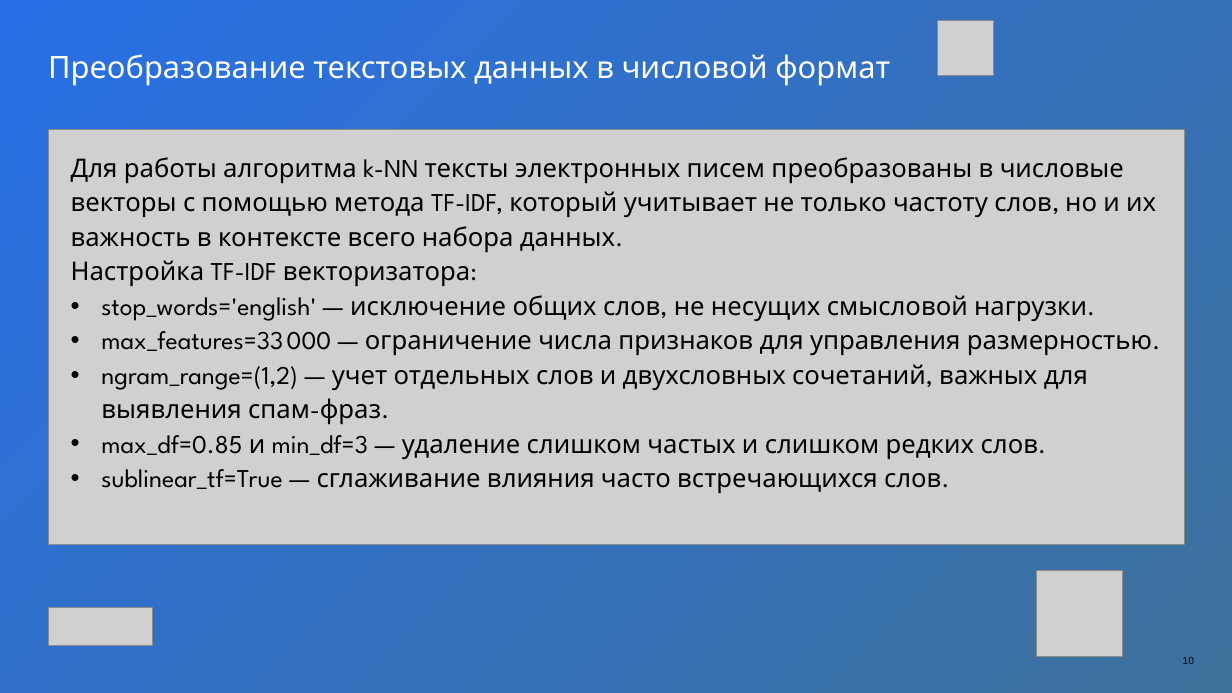
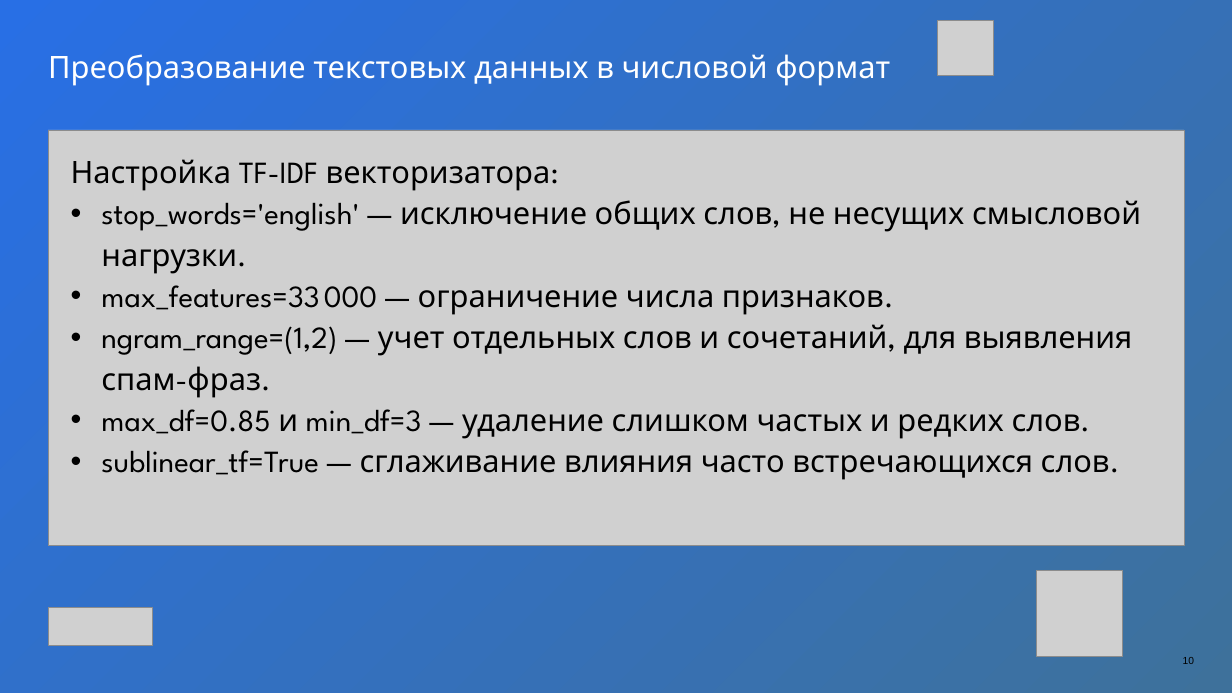
Before and after one commit to tmwsw/me5, a slide deck: slide 10 of Презентация курсовая Марин Виктор ИСП-21.pptx. Drawn at 1232x693 pixels with LibreOffice and Linux fonts; fonts in the diff are those of the drawing; grey boxes stand for pictures. Boxes give left, top, right and bottom in pixels: in the first picture for what was removed or moved away, otherwise in the second. Text is boxed around its words. In the diff, an @@ line names an element or a change of style, - is before the commit and + after.

```diff
--- a/Презентация курсовая Марин Виктор ИСП-21.pptx
+++ b/Презентация курсовая Марин Виктор ИСП-21.pptx
@@ text at box(71, 157, 1156, 252): paragraph removed @@
-Для работы алгоритма k-NN тексты электронных писем преобразованы в числовые векторы с помощью метода TF-IDF, который учитывает не только частоту слов, но и их важность в контексте всего набора данных.
@@ text at box(71, 159, 1141, 480): size 30 to 36 pt in "Настройка TF-IDF векторизатора:", "stop_words='english' — исключение общих слов, не несущих ...", "sublinear_tf=True — сглаживание влияния часто встречающихся  ..." @@
@@ text at box(101, 285, 1132, 439): text changed; size 30 to 36 pt @@
-• max_features=33 000 — ограничение числа признаков для управления размерностью.
-• ngram_range=(1,2) — учет отдельных слов и двухсловных сочетаний, важных для выявления спам-фраз.
-• max_df=0.85 и min_df=3 — удаление слишком частых и слишком редких слов.
+• max_features=33 000 — ограничение числа признаков.
+• ngram_range=(1,2) — учет отдельных слов и сочетаний, для выявления спам-фраз.
+• max_df=0.85 и min_df=3 — удаление слишком частых и редких слов.
```
Also in this commit, not shown: 4 other slides changed, 3 other files.
